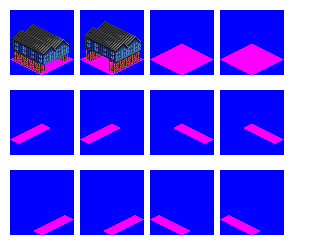
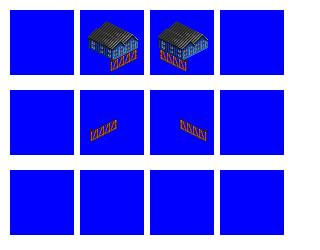
The second (320, 250) image is a revision of the first. Changes to its layers:
removed group "tipple copy 2" (2 layers) over [12, 24, 69, 65]
renamed "tipple copy" to "tipple", moved it out of group "tipple copy 2", painted on it over [12, 21, 208, 65]
removed layer "tipple" (1st of 3, in "tipple copy 2") from group "tipple copy 2" over [24, 24, 69, 59]
removed group "tipple" (2nd of 3) (2 layers) over [84, 21, 141, 62]
removed layer "tipple copy" (2nd of 2, in "tipple") from group "tipple" over [84, 27, 131, 62]
removed layer "tipple" (3rd of 3, in "tipple") from group "tipple" over [96, 21, 141, 56]
removed layer "legs copy" over [14, 38, 68, 73]
added layer "legs rear" above "legs front" over [90, 119, 207, 141]
renamed "legs" to "legs front", painted on it over [86, 38, 187, 73]
hid "guides" over [10, 44, 284, 235]
